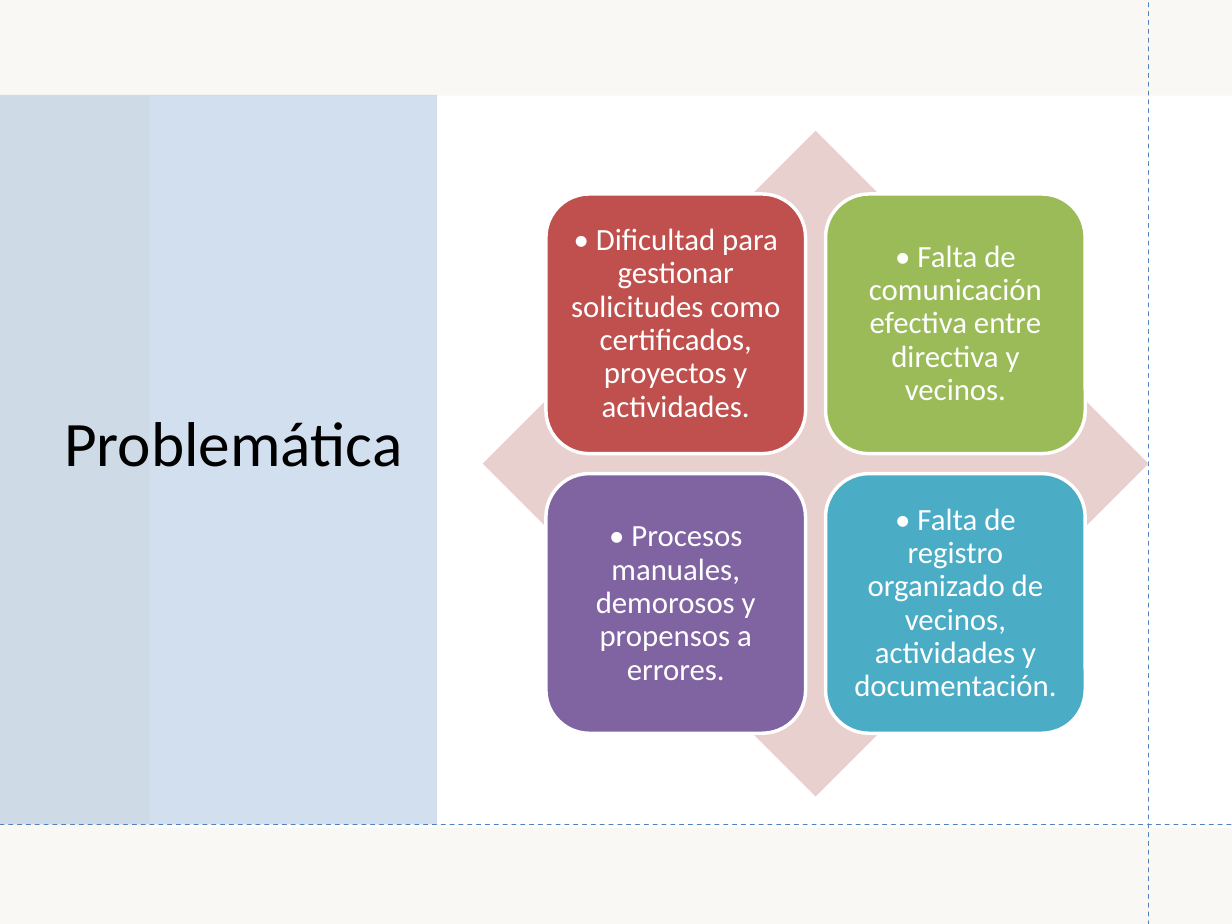
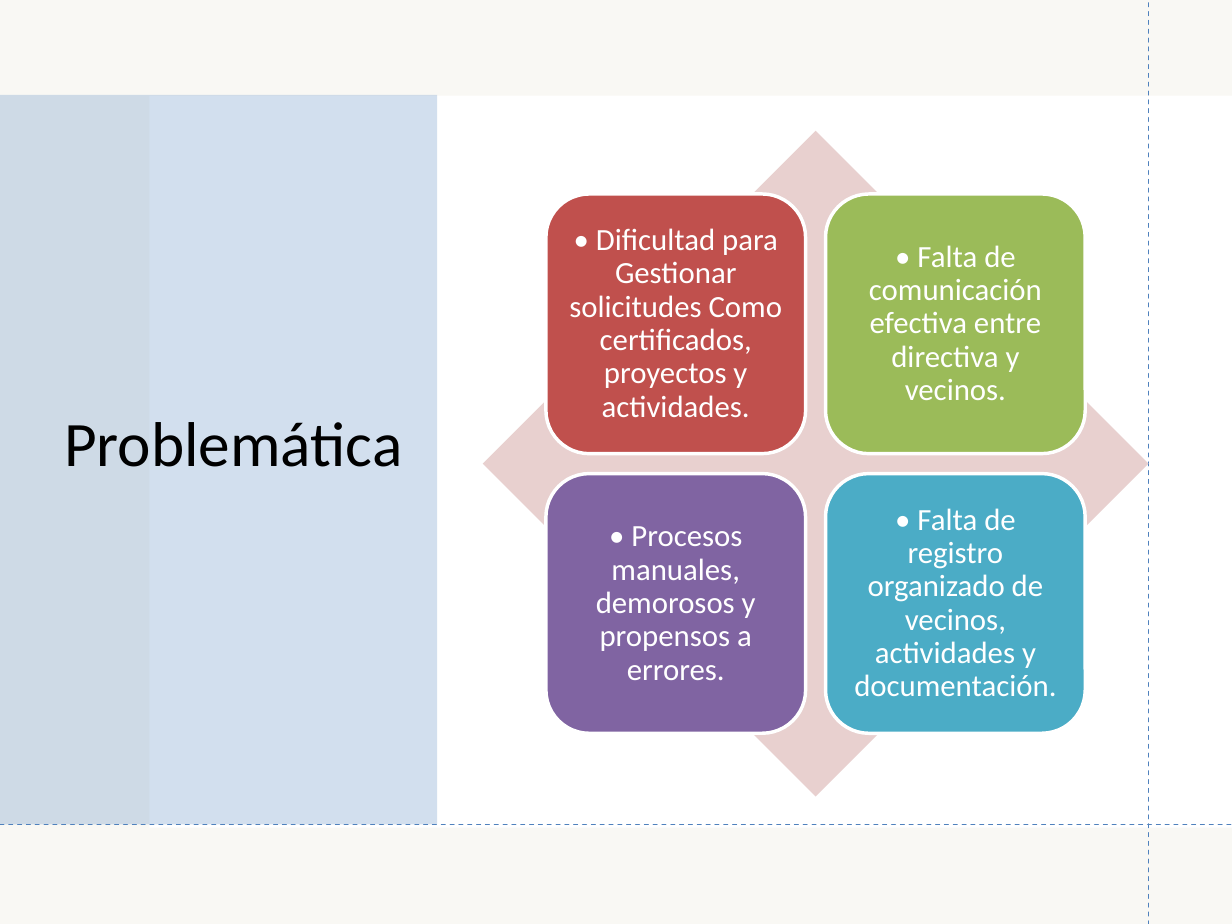
Before and after one commit to DalizC/PTY4614, a slide deck: slide 3 of Equipo 09/Fase 2/Evidencias Proyecto/Presentacion.pptx. Drawn at 1232x924 pixels with LibreOffice and Linux fonts; fonts in the diff are those of the drawing. Boxes give left, top, right and bottom in pixels: in the first picture for what was removed or moved away, otherwise in the second. Text is boxed around its words. In the diff, an @@ line names an element or a change of style, - is before the commit and + after.

```diff
--- a/Equipo 09/Fase 2/Evidencias Proyecto/Presentacion.pptx
+++ b/Equipo 09/Fase 2/Evidencias Proyecto/Presentacion.pptx
@@ text at <box>569,228,782,417</box>: text changed @@
-• Dificultad para gestionar solicitudes como certificados, proyectos y actividades.
+• Dificultad para Gestionar solicitudes Como certificados, proyectos y actividades.
```
Also in this commit, not shown: 6 other slides changed, 2 other files.
